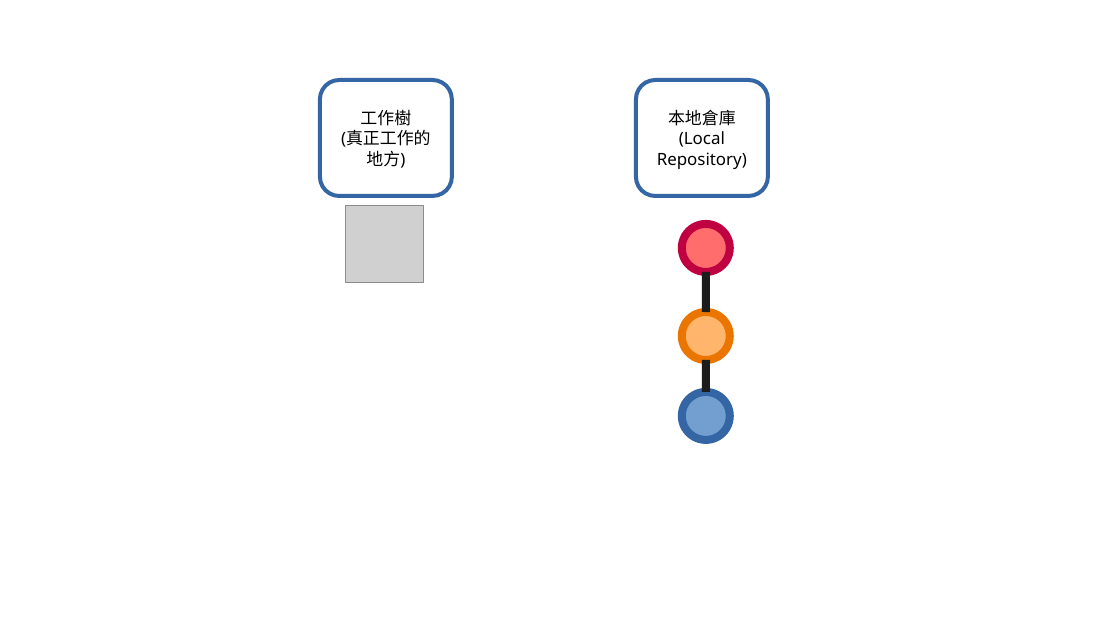
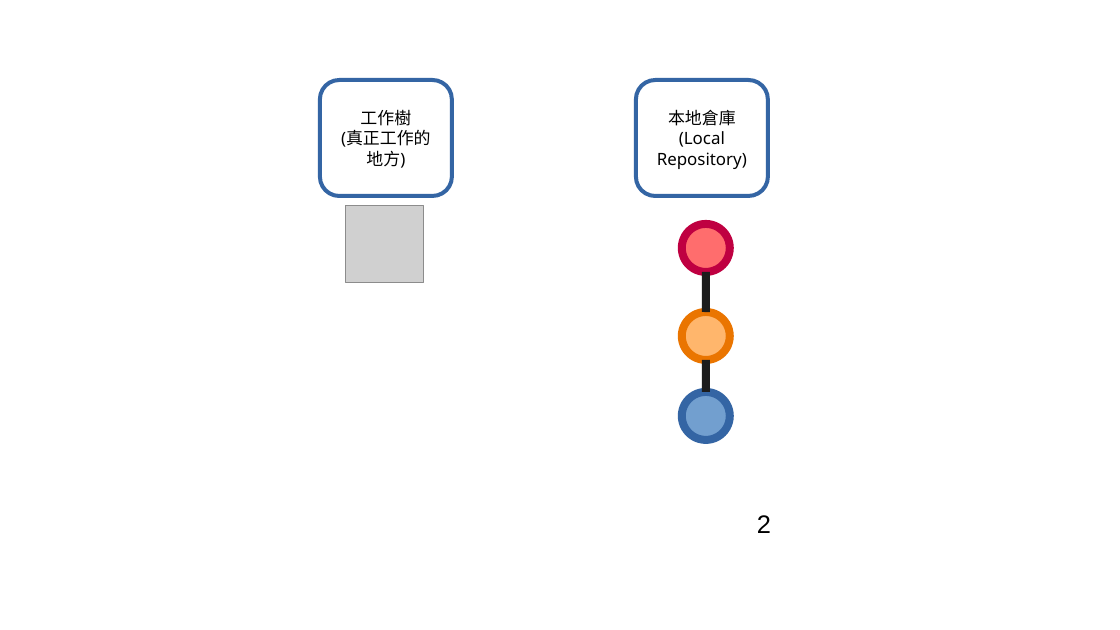
Before and after one commit to lonelyshore/intergitive, a slide deck: slide 3 of drawings/common/commit-one-file.odp. Drawn at 1120x630 pixels with LibreOffice and Linux fonts; fonts in the diff are those of the drawing; grey boxes stand for pictures. Boxes give left, top, right and bottom in pixels: in the first picture for what was removed or moved away, otherwise in the second. Text is boxed around its words. In the diff, an @@ line names an element or a change of style, - is before the commit and + after.

```diff
--- a/drawings/common/commit-one-file.odp
+++ b/drawings/common/commit-one-file.odp
@@ text added at <box>757,515,771,533</box>, 18 pt, text #000000 @@
+2
```
Also in this commit, not shown: 5 other slides changed, 21 slides added, 3 other files.
